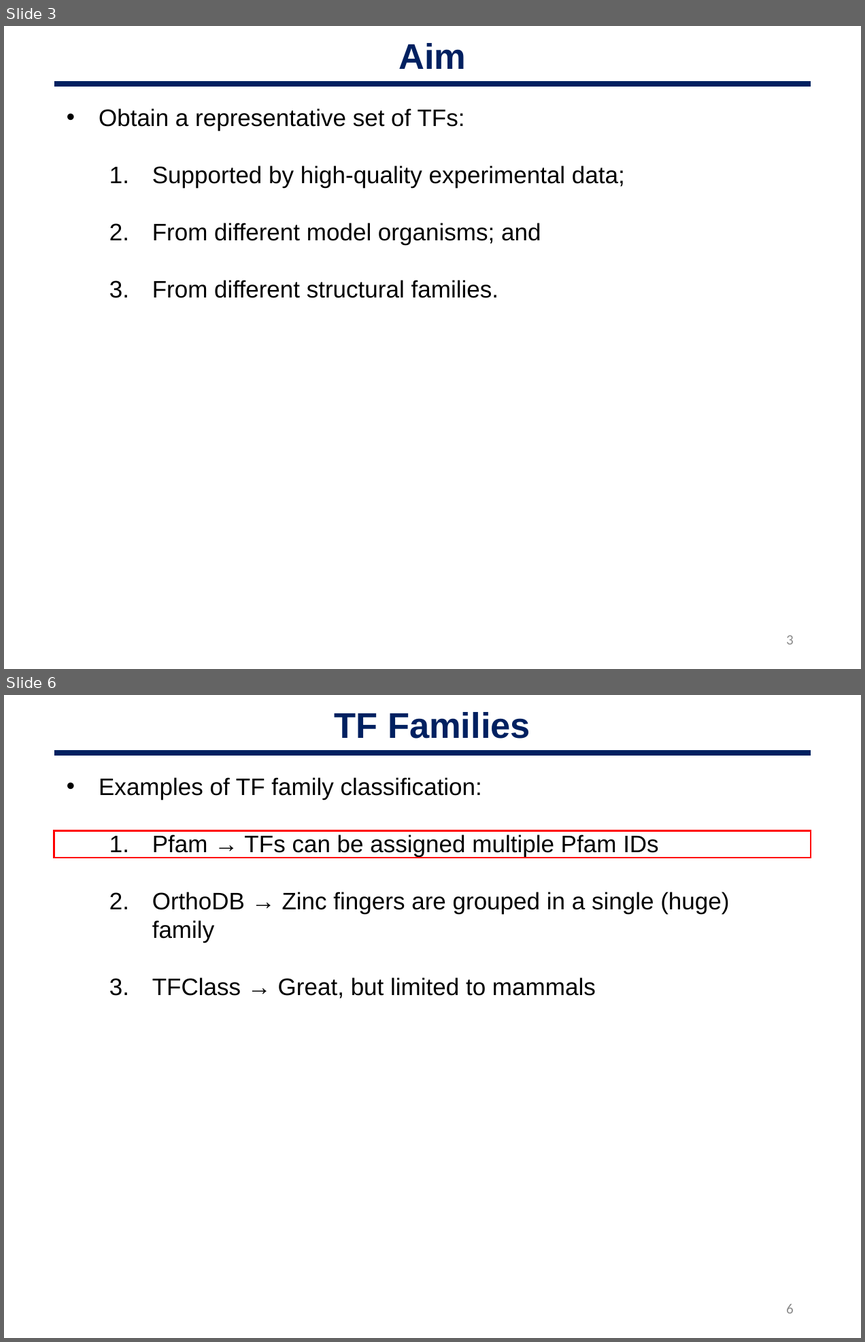
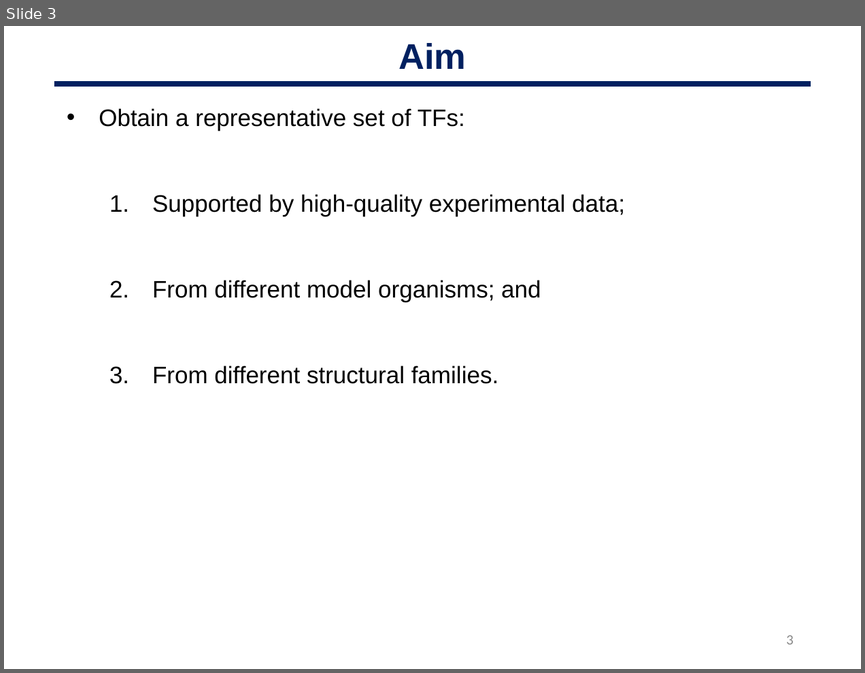
Before and after one commit to oriolfornes/GRECO-BIT-TFBS-annotations, a slide deck: Slides/OF_200218_GREEKC.pptx. Shown one above the other, each under a label of ours: slides 3 and 6 before the commit, slide 3 after it; the slides between them are not shown. The pictures are 865x1342 and 865x673 pixels, drawn with LibreOffice and Linux fonts; fonts in the diff are those of the drawing. Boxes give left, top, right and bottom in pixels: in the first picture for what was removed or moved away, otherwise in the second. Text is boxed around its words. In the diff, an @@ line names an element or a change of style, - is before the commit and + after.

```diff
--- a/Slides/OF_200218_GREEKC.pptx
+++ b/Slides/OF_200218_GREEKC.pptx
@@ slide 6 removed at (4,695,861,1338), background #FFFFFF @@
@@ text removed at (334,712,530,739) @@
-TF Families
@@ line removed from (54, 753) to (810, 753) @@
@@ text removed at (99,777,729,998) @@
-• Examples of TF family classification:
-  1. Pfam → TFs can be assigned multiple Pfam IDs
-  2. OrthoDB → Zinc fingers are grouped in a single (huge) family
-  3. TFClass → Great, but limited to mammals
@@ rectangle removed at (54,830,811,858) @@
@@ page number removed at (786,1304,793,1313) @@
-6
@@ slide 3 changed as well @@
@@ text "Obtain a representative set of ..." rewrapped from (99,108,625,298) to (99,108,625,384) @@
```
Also in this commit, not shown: 2 other slides changed, 6 slides added, 9 other slides removed, 2 other files.
